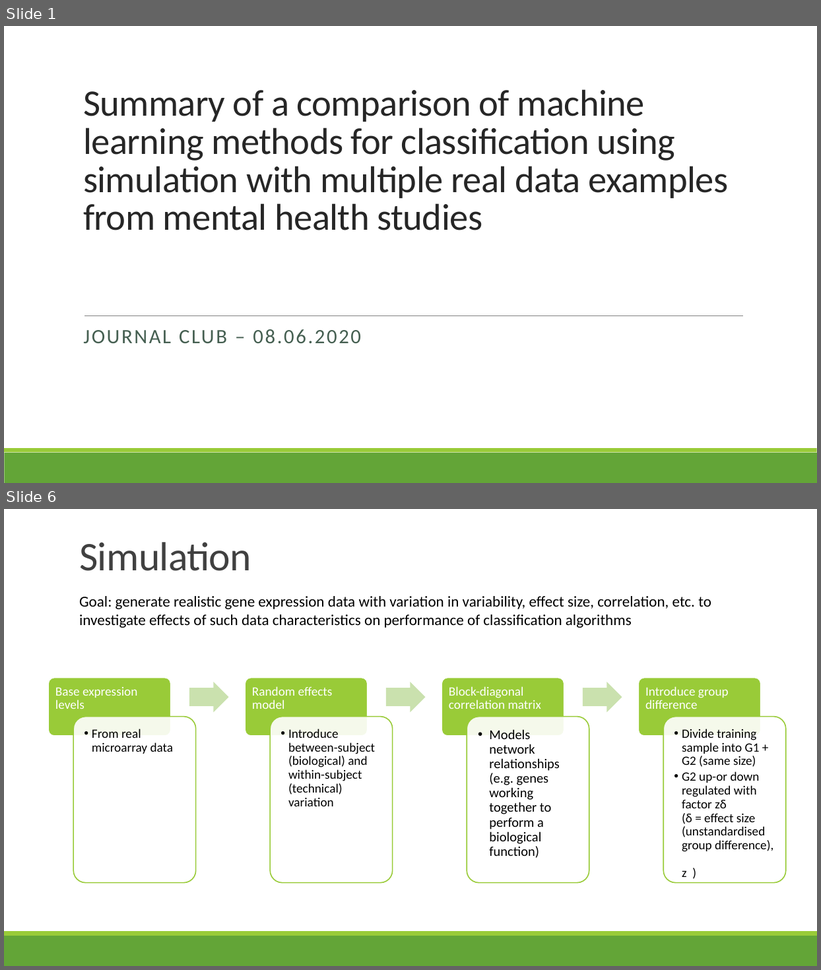
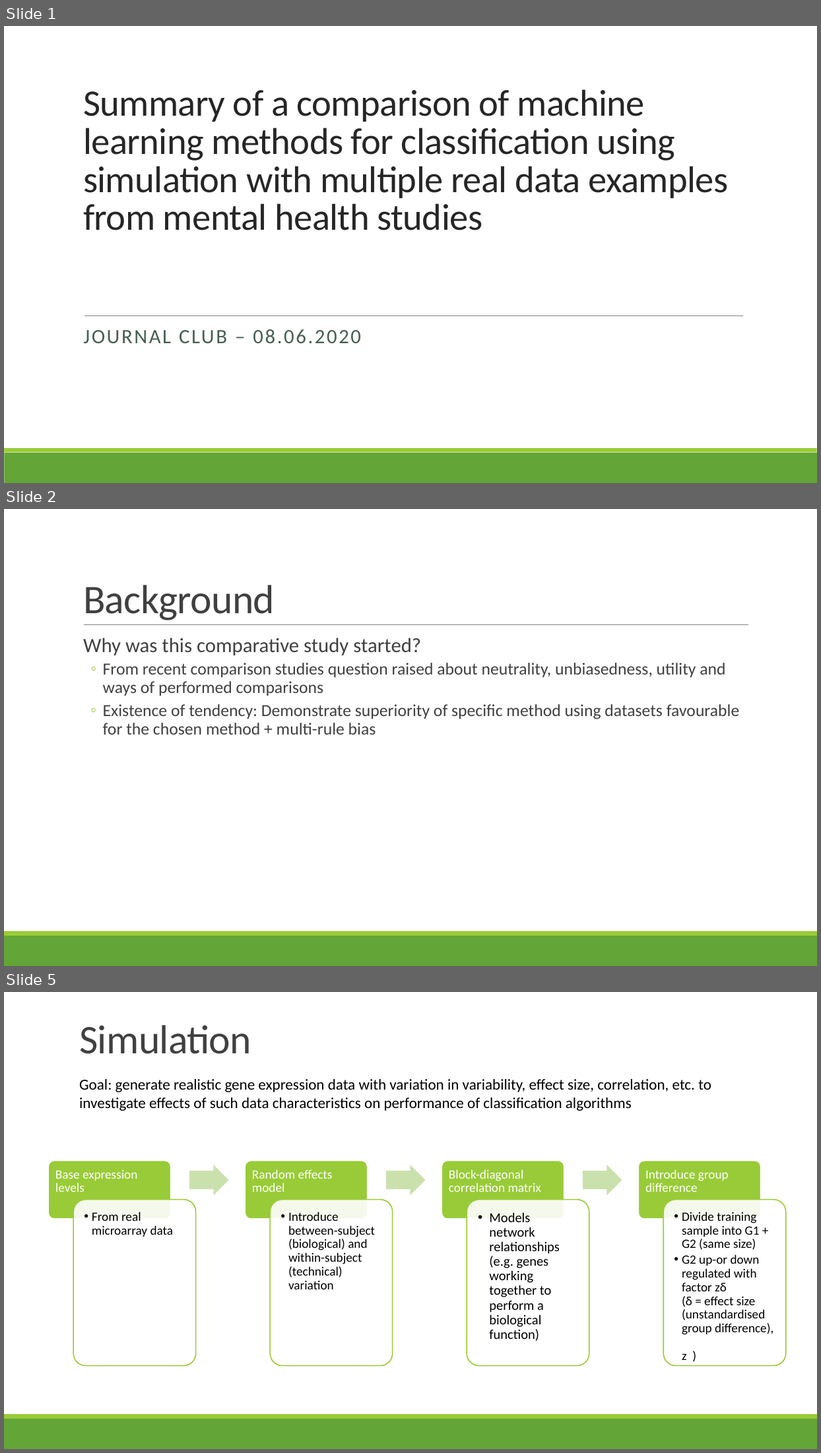
Before and after one commit to IceQueen1996/Masterarbeit, a slide deck: journalClub/MLOPT_Vol1/Summary of a comparison of machine learning methods.pptx. Shown one above the other, each under a label of ours: slides 1 and 6 before the commit, slides 1, 2 and 5 after it; the slides between them are not shown. The pictures are 821x970 and 821x1453 pixels, drawn with LibreOffice and Linux fonts; fonts in the diff are those of the drawing. Boxes give left, top, right and bottom in pixels: in the first picture for what was removed or moved away, otherwise in the second. Text is boxed around its words. In the diff, an @@ line names an element or a change of style, - is before the commit and + after.

```diff
--- a/journalClub/MLOPT_Vol1/Summary of a comparison of machine learning methods.pptx
+++ b/journalClub/MLOPT_Vol1/Summary of a comparison of machine learning methods.pptx
@@ slide 2 added at [4,509,817,966], background #FFFFFF; not listed: 2 template elements that a slide beside it also shows @@
@@ title added at [83,585,275,621], 48 pt, text #404040 @@
+Background
@@ line added from (84, 625) to (748, 625), #808080 0.5 pt @@
@@ text added at [83,638,740,735], 20 pt, text #404040 @@
+  Why was this comparative study started?
+  ◦ From recent comparison studies question raised about neutrality, unbiasedness, utility and ways of performed comparisons
+  ◦ Existence of tendency: Demonstrate superiority of specific method using datasets favourable for the chosen method + multi-rule bias
@@ what was slide 6 is now slide 5 @@
```
Also in this commit, not shown: 2 slides changed, 1 other slide added, 3 slides removed, 53 other files.
